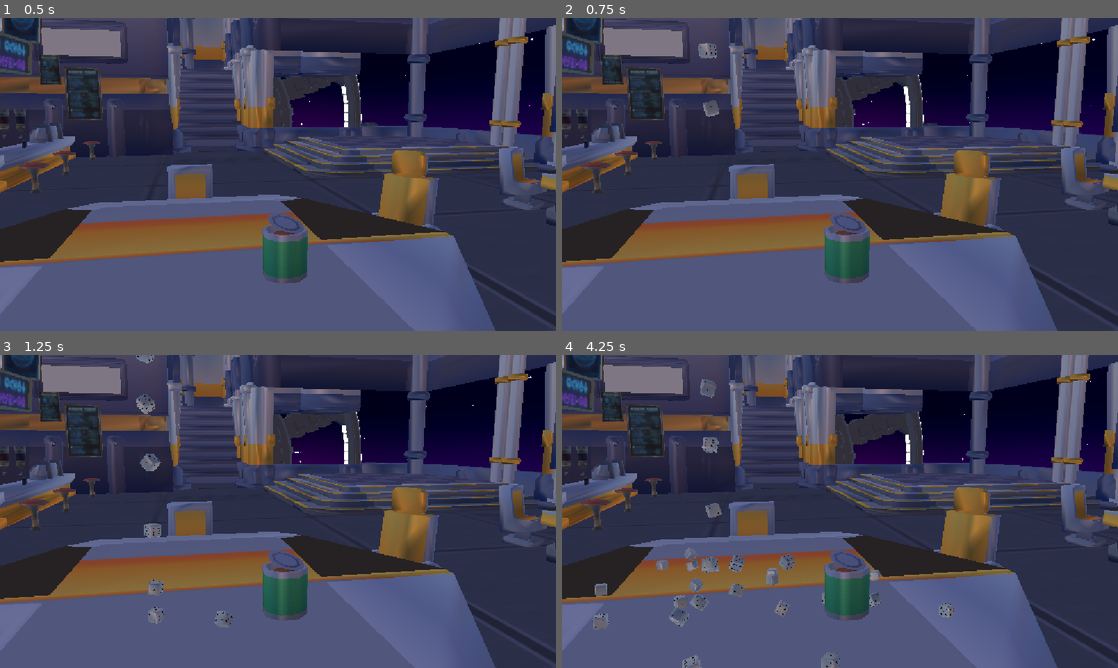
Above: before the commit, frames 1-4 (two rows, left to right).
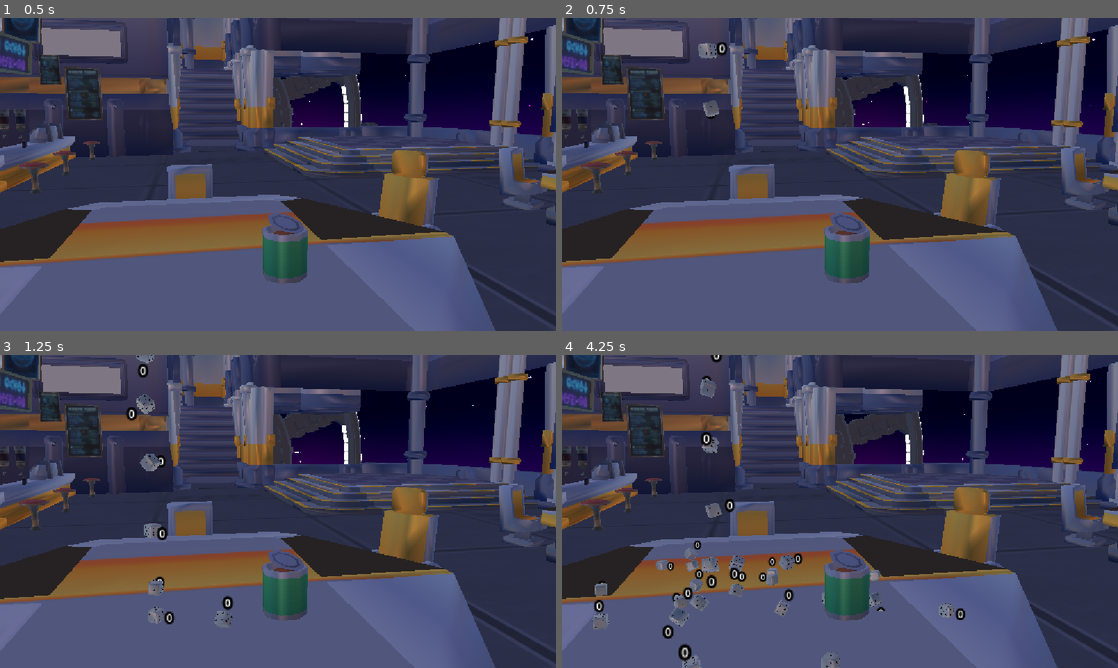
Above: after the commit, the same moments.

Repository: broskiiiadactyl/dice_game
Game: Godot game, scene res://Main.tscn
The game is run twice, just before and just after one commit, with the same random seed, the same clock (stepped at 60 frames per second) and the same inputs.
Inputs (mouse positions are in pixels of both pictures, inside the frame that each line leads up to):
- Up to frame 1 (0.5 s): no input
- Up to frame 2 (0.75 s): move the mouse to (962, 158) at 0.52 s
- Up to frame 3 (1.25 s): no input
- Up to frame 4 (4.25 s): move the mouse to (728, 527) at 1.27 s; move the mouse to (895, 442) at 2.02 s; move the mouse to (812, 574) at 2.77 s; move the mouse to (1006, 558) at 3.52 s

Frame 1 is identical in both runs. In frame 2, less than 0.1% of the frame differs, in the area x 26-30%, y 7-33%; in frame 3, 0.4%; in frame 4, 1.1%, in the area x 5-73%, y 0-98%.

Commit message:
Die counter
-die can now check what value is faceup

Diff:
--- a/Assets/Dice/Scenes/player_die.tscn
+++ b/Assets/Dice/Scenes/player_die.tscn
@@ -23,3 +23,10 @@
 
 [node name="Normal Die" parent="Models" unique_id=1272245559 instance=ExtResource("2_drees")]
 transform = Transform3D(0.1, 0, 0, 0, 0.1, 0, 0, 0, 0.1, 0, 0, 0)
+
+[node name="Label3D" type="Label3D" parent="." unique_id=1216629248]
+unique_name_in_owner = true
+transform = Transform3D(1, 0, 0, 0, 1, 0, 0, 0, 1, 0, 0.09874171, 0)
+billboard = 1
+text = "0"
+font_size = 12
